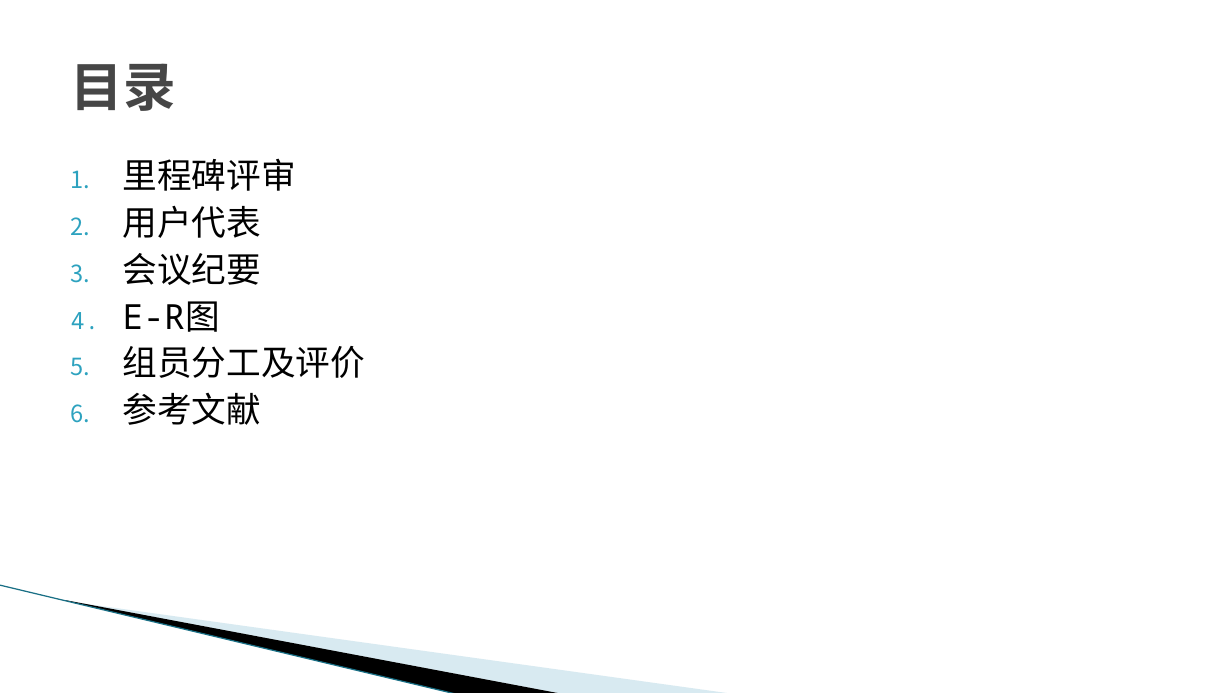
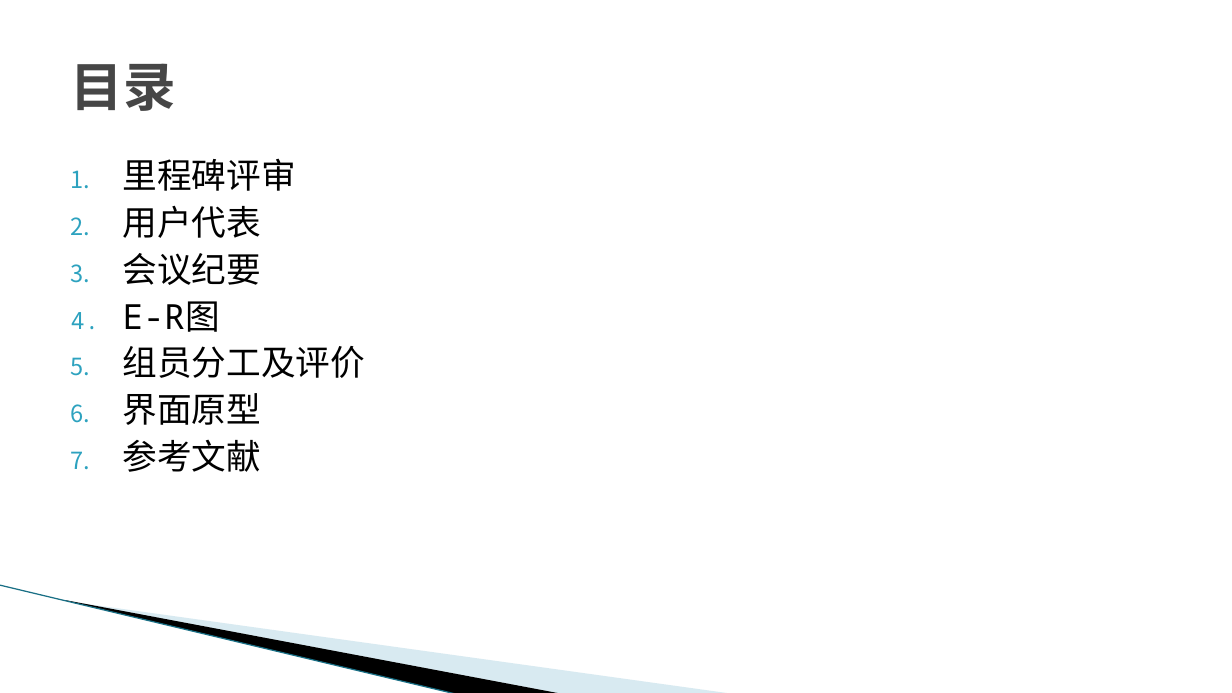
Before and after one commit to G17workfordadoudou/dadoudou, a slide deck: slide 2 of SE2022-G17小组-软件需求.pptx. Drawn at 1232x693 pixels with LibreOffice and Linux fonts; fonts in the diff are those of the drawing; background and template pictures are left out. Boxes give left, top, right and bottom in pixels: in the first picture for what was removed or moved away, otherwise in the second. Text is boxed around its words. In the diff, an @@ line names an element or a change of style, - is before the commit and + after.

```diff
--- a/SE2022-G17小组-软件需求.pptx
+++ b/SE2022-G17小组-软件需求.pptx
@@ text at (123,393,262,425): paragraph added @@
+6. 界面原型
```
Also in this commit, not shown: 1 other slide changed, 2 slides added, 1 other file.
